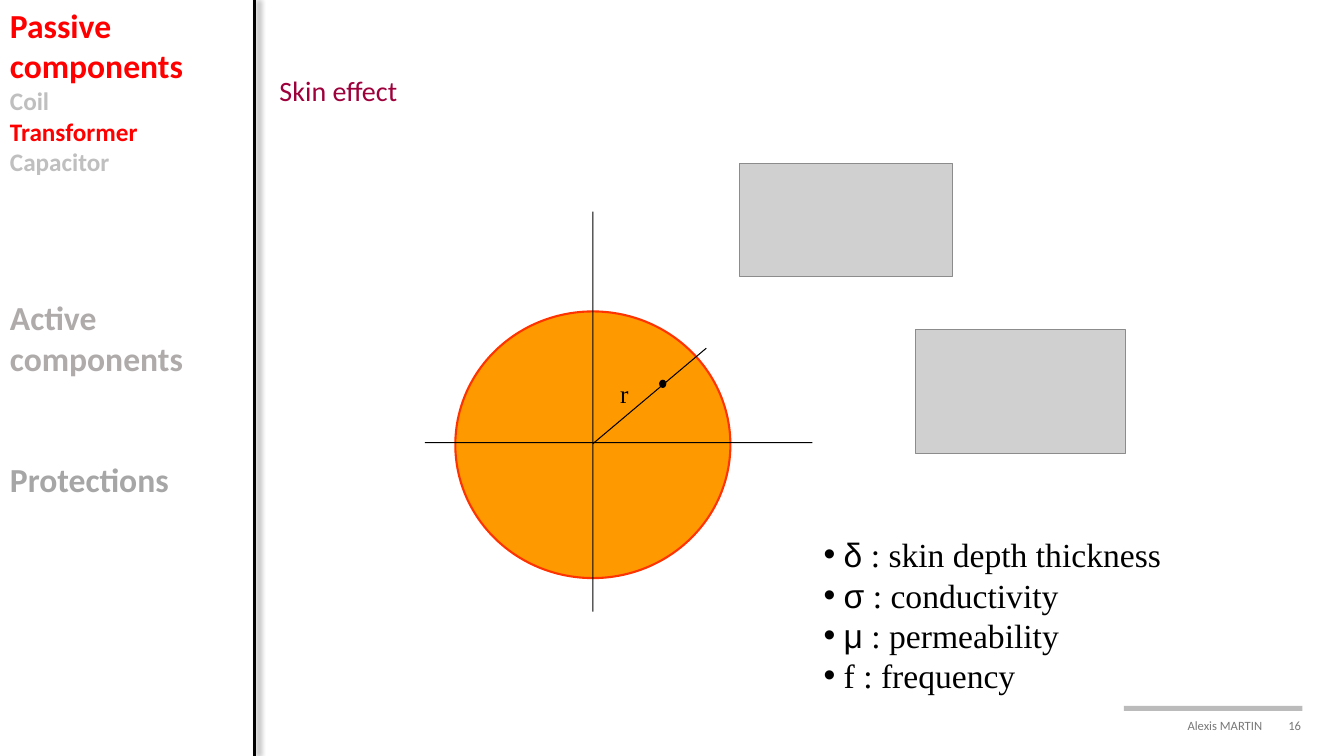
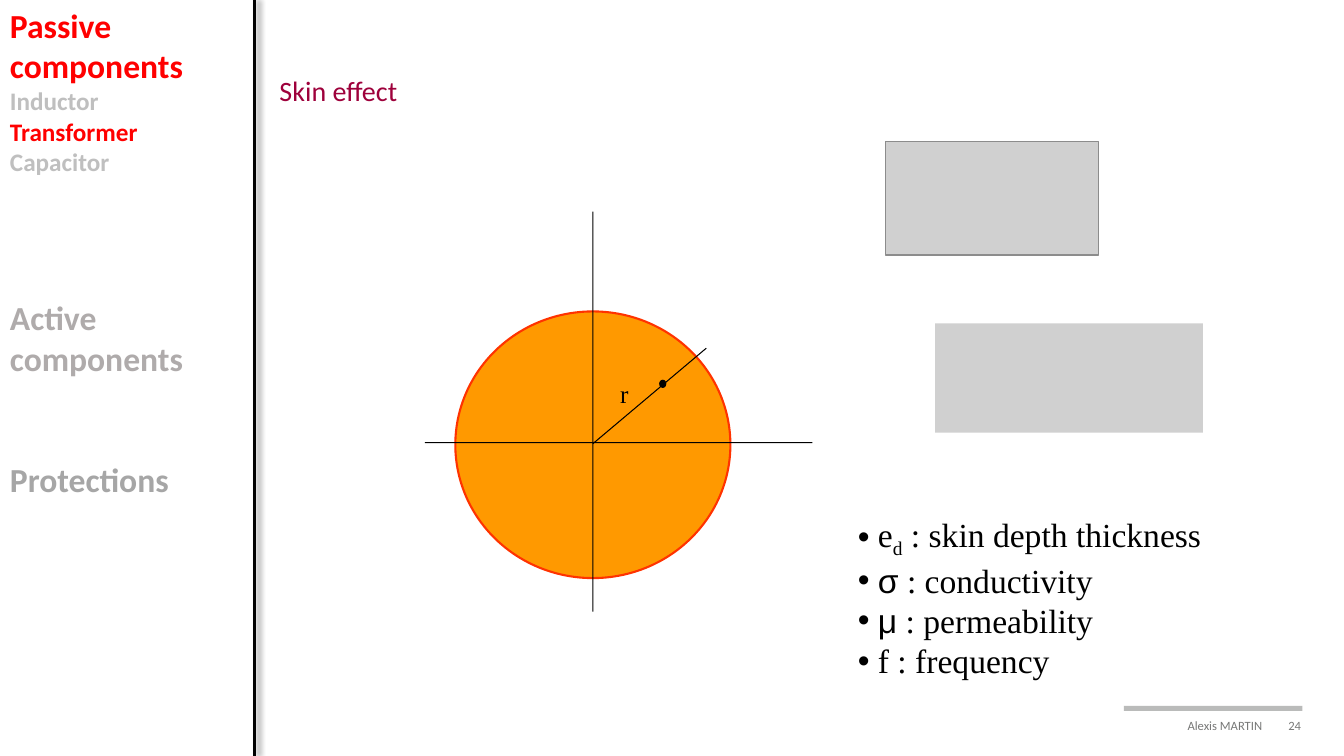
Before and after one commit to alexismartin46/Cours_Electronique_de_Puissance_FISE2, a slide deck: slide 24 of Cours/Cours3_components.pptx (slide 16 before the commit). Drawn at 1344x756 pixels with LibreOffice and Linux fonts; fonts in the diff are those of the drawing; grey boxes stand for pictures; background and template pictures are left out. Boxes give left, top, right and bottom in pixels: in the first picture for what was removed or moved away, otherwise in the second. Text is boxed around its words. In the diff, an @@ line names an element or a change of style, - is before the commit and + after.

```diff
--- a/Cours/Cours3_components.pptx
+++ b/Cours/Cours3_components.pptx
@@ text at [10,92,99,110]: text changed @@
-Coil
+Inductor
@@ picture added at [885,141,1098,255] @@
@@ picture removed at [740,163,953,277] @@
@@ picture: place and size @@
-picture at [915,330,1125,454]
+picture at [936,324,1204,433]
@@ text "ed : skin depth thickness": place and size @@
-text "ed : skin depth thickness" at [844,542,1161,695]
+text "ed : skin depth thickness" at [878,523,1201,680]
@@ text at [929,523,1201,554]: text changed @@
-• δ : skin depth thickness
+• ed : skin depth thickness
@@ page number at [1188,721,1301,730]: text changed @@
-Alexis MARTIN 16
+Alexis MARTIN 24
```
Also in this commit, not shown: 16 other slides changed, 13 slides added, 1 slide removed.
